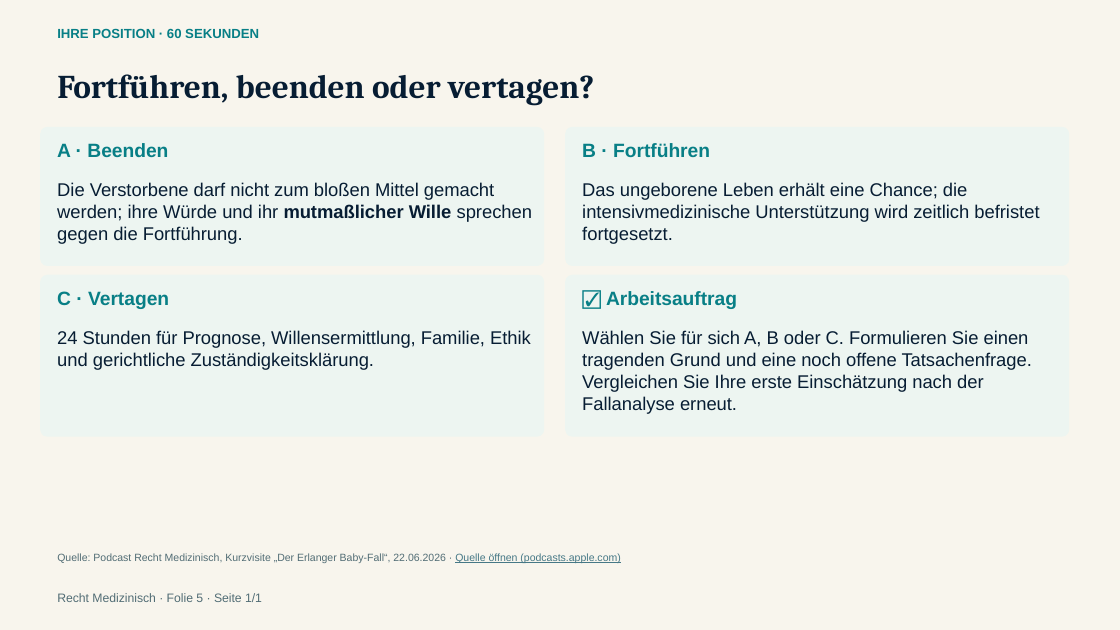
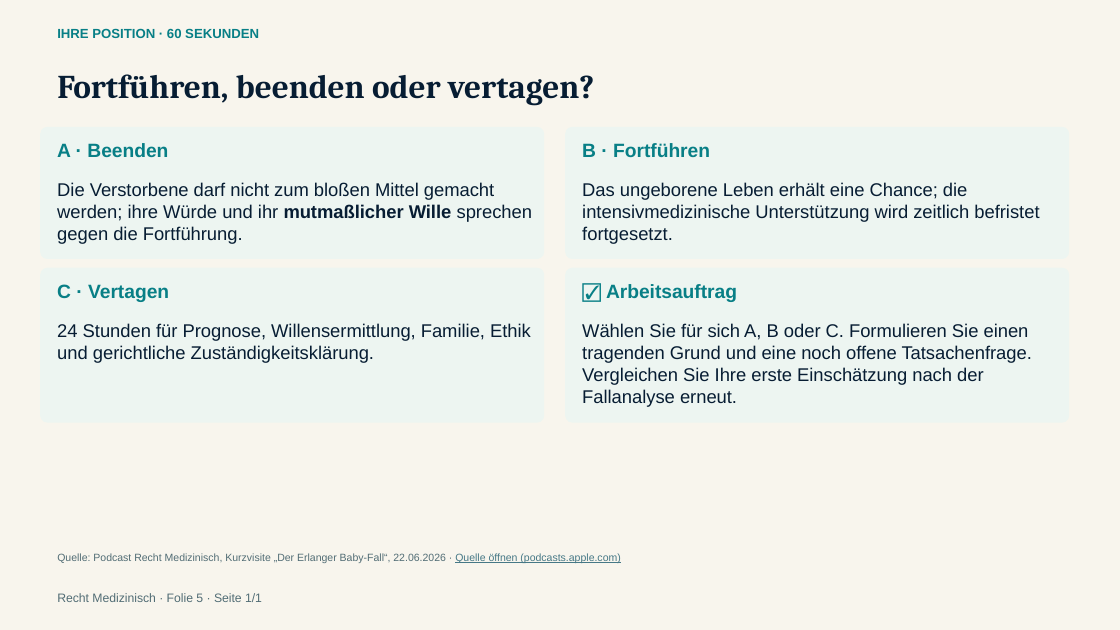
Before and after one commit to rechtmedizinisch/rechtmedizinisch.github.io, a slide deck: slide 5 of assets/downloads/Recht-Medizinisch-Einstieg.pptx. Drawn at 1120x630 pixels with LibreOffice and Linux fonts; fonts in the diff are those of the drawing. Boxes give left, top, right and bottom in pixels: in the first picture for what was removed or moved away, otherwise in the second. Text is boxed around its words. In the diff, an @@ line names an element or a change of style, - is before the commit and + after.

```diff
--- a/assets/downloads/Recht-Medizinisch-Einstieg.pptx
+++ b/assets/downloads/Recht-Medizinisch-Einstieg.pptx
@@ rounded rectangle: place and size @@
-rounded rectangle at [40, 275, 544, 437]
+rounded rectangle at [40, 268, 544, 423]
@@ rounded rectangle at [40, 268, 544, 423]: proportions changed @@
@@ rounded rectangle at [565, 268, 1070, 423]: proportions changed @@
@@ rounded rectangle: place and size @@
-rounded rectangle at [565, 275, 1070, 437]
+rounded rectangle at [565, 268, 1070, 423]
@@ text "C · Vertagen": place and size @@
-text "C · Vertagen" at [57, 291, 169, 309]
+text "C · Vertagen" at [57, 284, 169, 302]
@@ text "☑ Arbeitsauftrag": place and size @@
-text "☑ Arbeitsauftrag" at [606, 291, 737, 309]
+text "☑ Arbeitsauftrag" at [606, 284, 737, 302]
@@ text "24 Stunden für Prognose, Willensermittlung, ...": place and size @@
-text "24 Stunden für Prognose, Willensermittlung, ..." at [57, 330, 531, 370]
+text "24 Stunden für Prognose, Willensermittlung, ..." at [57, 323, 531, 363]
@@ text "Wählen Sie für sich A, ...": place and size @@
-text "Wählen Sie für sich A, ..." at [582, 330, 1032, 414]
+text "Wählen Sie für sich A, ..." at [582, 323, 1032, 407]
```
Also in this commit, not shown: 9 other slides changed, 1 slide removed, 9 other files.
